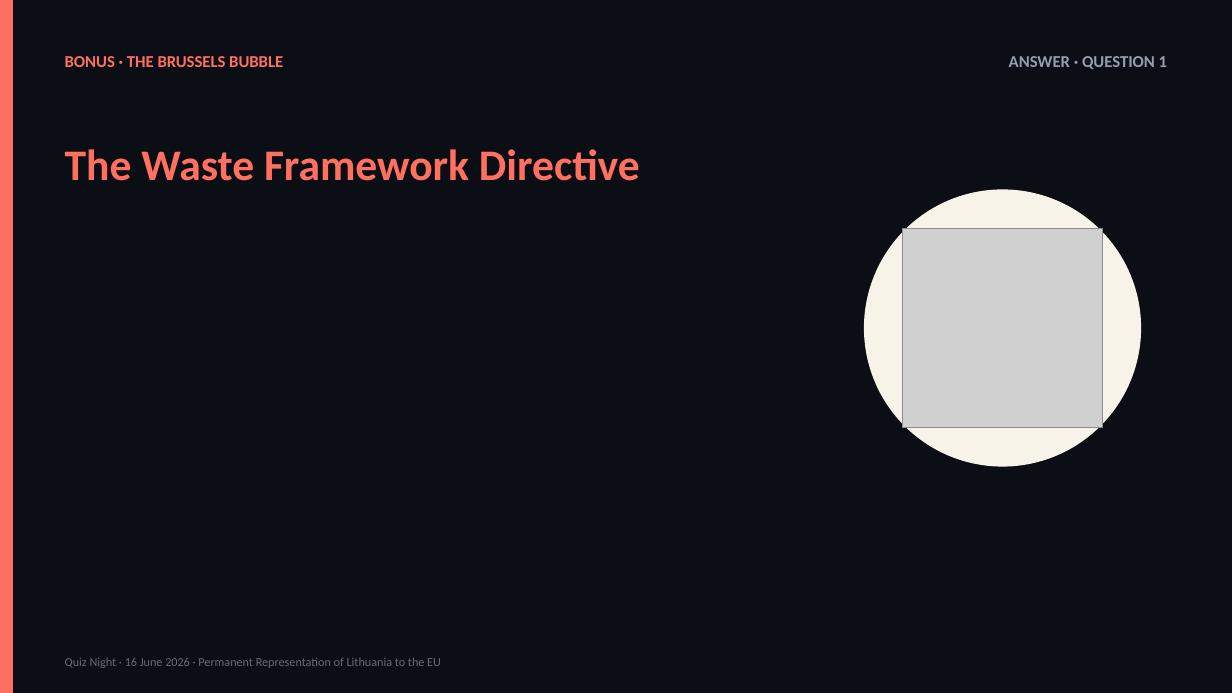
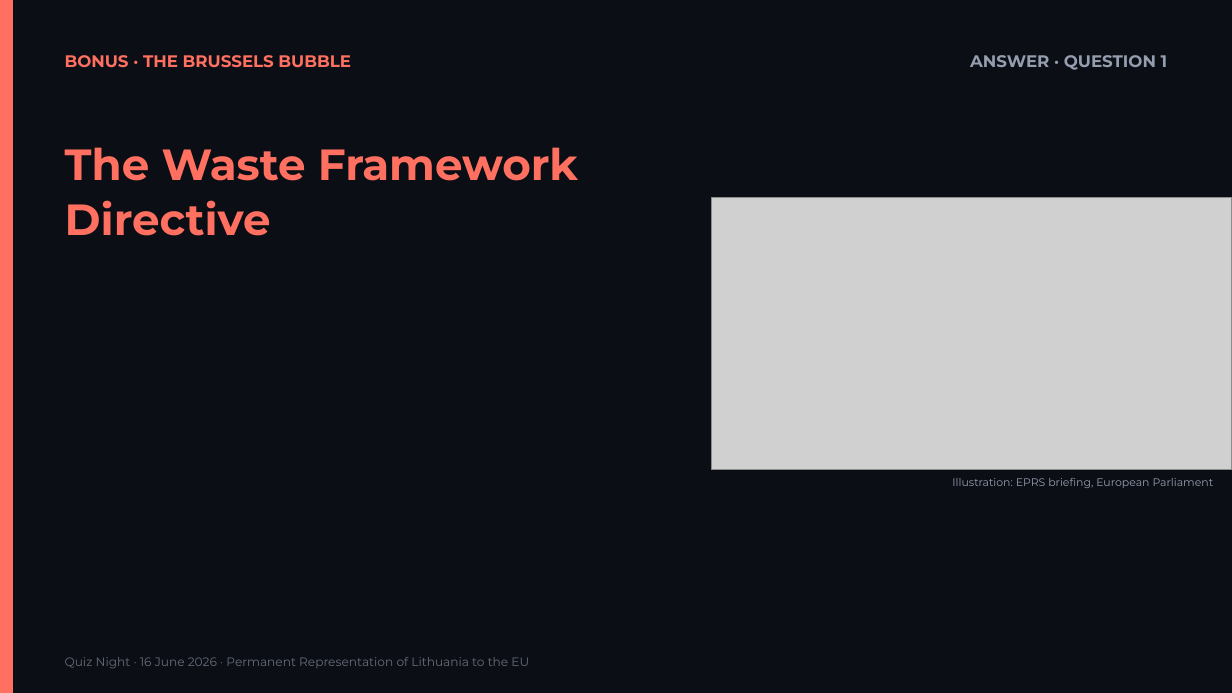
Before and after one commit to splice11/protmusis, a slide deck: slide 44 of Quiz_Night_2026-06-16.pptx. Drawn at 1232x693 pixels with LibreOffice and Linux fonts; fonts in the diff are those of the drawing; grey boxes stand for pictures. Boxes give left, top, right and bottom in pixels: in the first picture for what was removed or moved away, otherwise in the second. Text is boxed around its words. In the diff, an @@ line names an element or a change of style, - is before the commit and + after.

```diff
--- a/Quiz_Night_2026-06-16.pptx
+++ b/Quiz_Night_2026-06-16.pptx
@@ font Calibri to Montserrat in 4 elements at [65,657,529,668], [65,55,351,68], [970,55,1168,70], [65,147,578,236] @@
@@ picture added at [712,198,1232,470] @@
@@ ellipse removed at [864,189,1141,467] @@
@@ picture removed at [903,228,1103,428] @@
@@ text added at [952,478,1214,488], 8.5 pt, text #959EAF @@
+Illustration: EPRS briefing, European Parliament
```
Also in this commit, not shown: 48 other slides changed, 44 other files.
